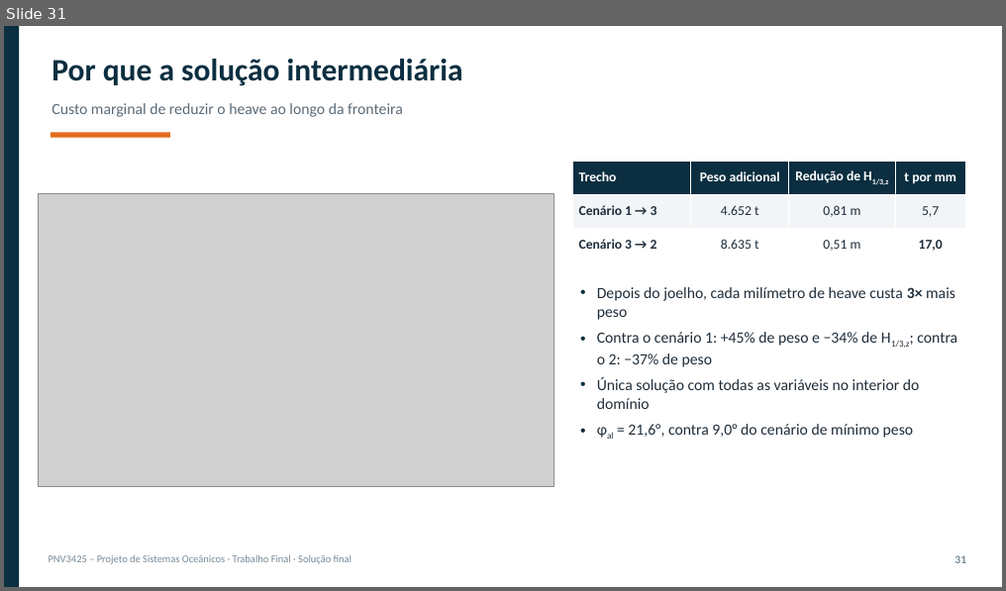
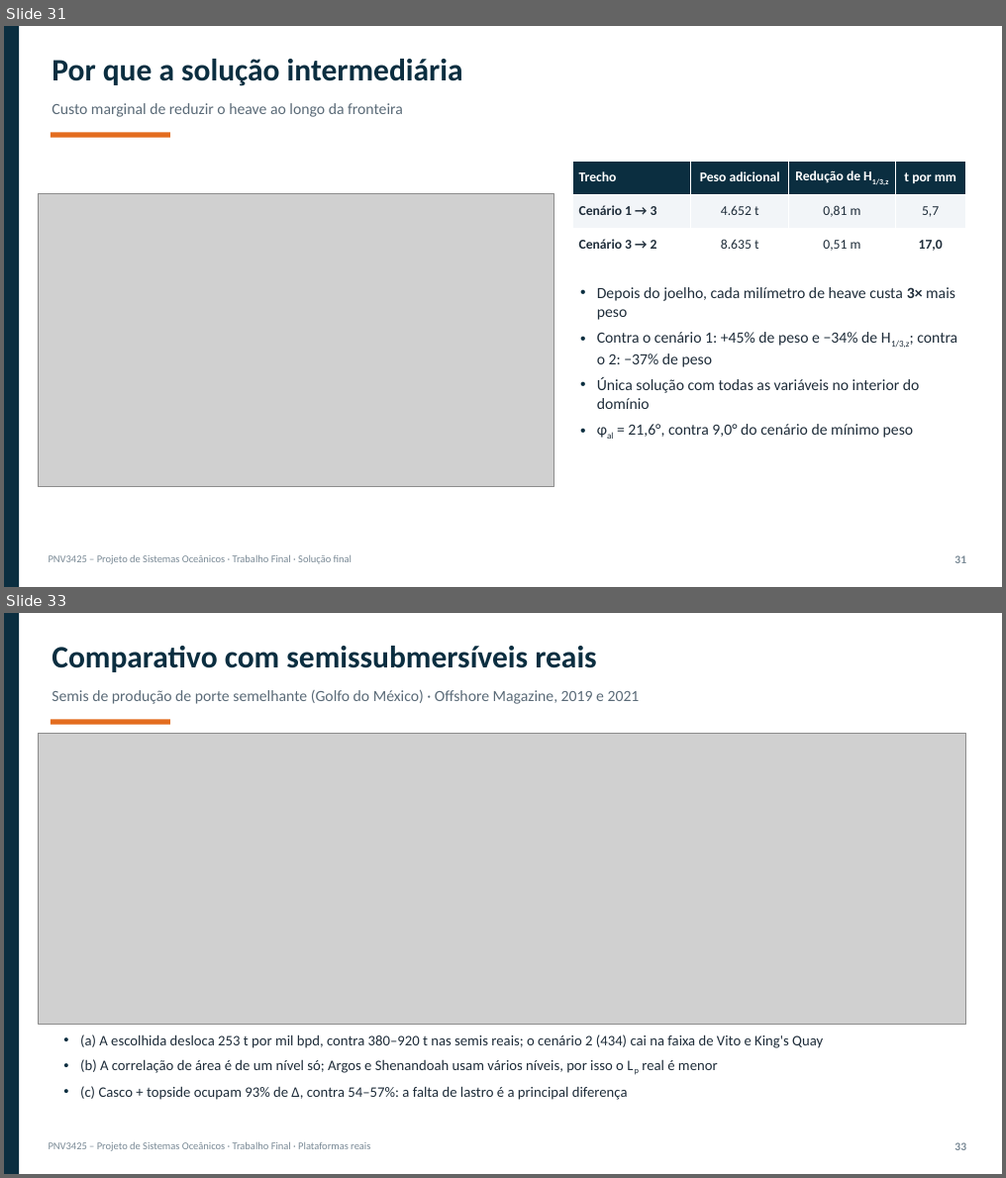
Before and after one commit to gustavogsilvaa/PNV3425-Projeto-de-Sistemas-Oceanicos, a slide deck: apresentacao/PNV3425_G02_apresentacao_completa.pptx. Shown one above the other, each under a label of ours: slide 31 before the commit, slides 31 and 33 after it; the slides between them are not shown. The pictures are 1006x591 and 1006x1178 pixels, drawn with LibreOffice and Linux fonts; fonts in the diff are those of the drawing; grey boxes stand for pictures. Boxes give left, top, right and bottom in pixels: in the first picture for what was removed or moved away, otherwise in the second. Text is boxed around its words. In the diff, an @@ line names an element or a change of style, - is before the commit and + after.

Commit message:
Comparativo com plataformas reais (CLOV FPSO, Scarabeo 5 e semis de produção do GoM)
- novo script com dados públicos e fontes; figura e CSV em resultados/complementar
- seção 9 do relatório e slides nas duas apresentações

```diff
--- a/apresentacao/PNV3425_G02_apresentacao_completa.pptx
+++ b/apresentacao/PNV3425_G02_apresentacao_completa.pptx
@@ slide 33 added at (4,613,1002,1174), background #FFFFFF @@
@@ rectangle added at (4,613,19,1174), fill #0B2E40 @@
@@ text added at (52,646,596,672), 30 pt, text #0B2E40, bold @@
+Comparativo com semissubmersíveis reais
@@ text added at (52,689,640,704), 15 pt, text #5B6B78 @@
+Semis de produção de porte semelhante (Golfo do México) · Offshore Magazine, 2019 e 2021
@@ rectangle added at (51,719,170,725), fill #E36C1E @@
@@ picture added at (38,734,966,1024) @@
@@ text added at (80,1035,823,1100), 14 pt, text #1F2D3A @@
+• (a) A escolhida desloca 253 t por mil bpd, contra 380–920 t nas semis reais; o cenário 2 (434) cai na faixa de Vito e King's Quay
+• (b) A correlação de área é de um nível só; Argos e Shenandoah usam vários níveis, por isso o Lp real é menor
+• (c) Casco + topside ocupam 93% de Δ, contra 54–57%: a falta de lastro é a principal diferença
@@ text added at (49,1143,370,1152), 10 pt, text #7A8A96 @@
+PNV3425 – Projeto de Sistemas Oceânicos · Trabalho Final · Plataformas reais
@@ text added at (954,1143,966,1151), 11 pt, text #7A8A96, bold @@
+33
```
Also in this commit, not shown: 3 slides changed, 2 other slides added, 11 other files.
